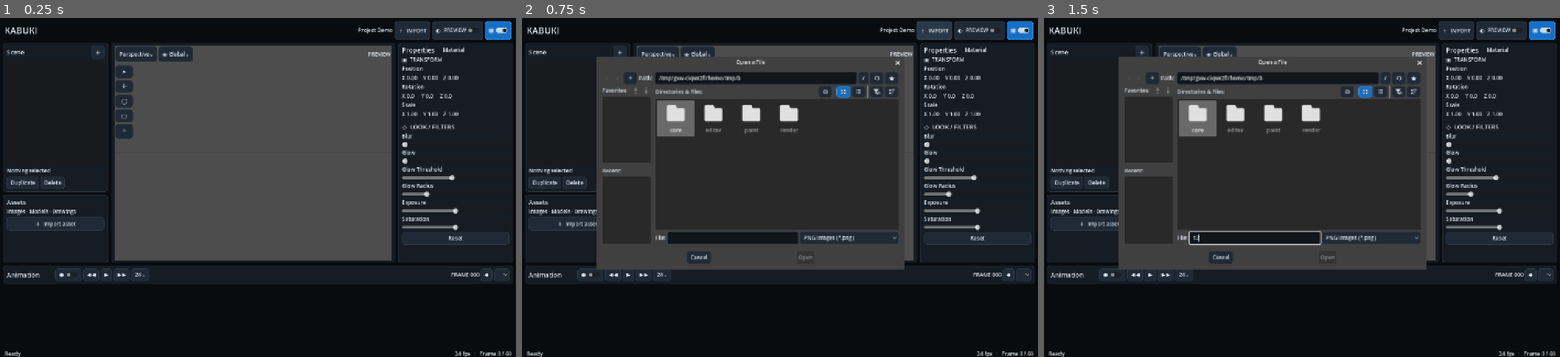
Above: before the commit, frames 1-3 (left to right).
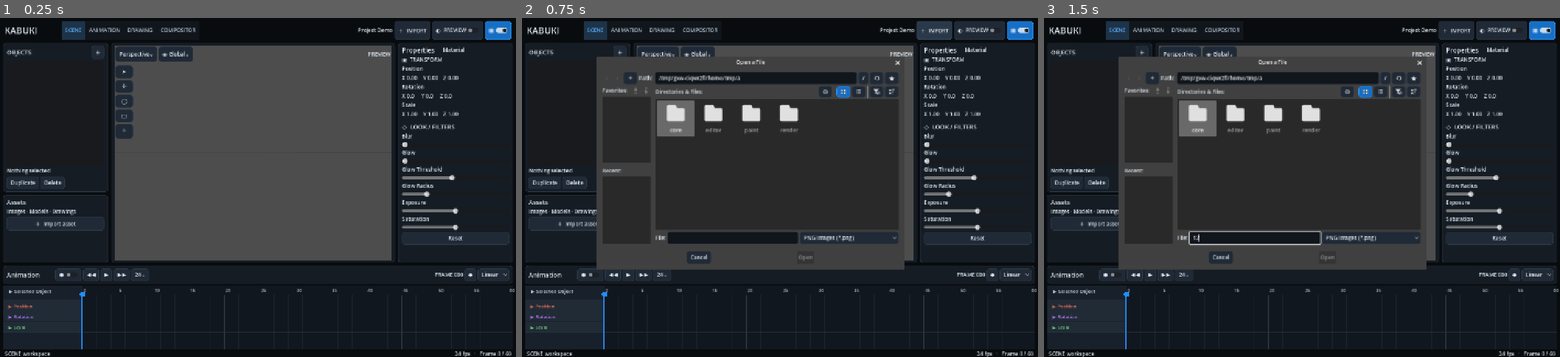
Above: after the commit, the same moments.

Repository: Onnevan/Kabuki
Game: Godot game, scene res://editor/main.tscn
The game is run twice, just before and just after one commit, with the same random seed, the same clock (stepped at 60 frames per second) and the same inputs.
Inputs (mouse positions are in pixels of both pictures, inside the frame that each line leads up to):
- Up to frame 1 (0.25 s): no input
- Up to frame 2 (0.75 s): click "＋ IMPORT" at 0.5 s
- Up to frame 3 (1.5 s): click (1255, 238) at 1.27 s; type "12" at 1.35 s

The runs differ from the first frame. In frame 1, 4.6% of the frame differs, in the area x 0-100%, y 0-100%; in frame 2, 4.6%; in frame 3, 4.6%.
Error before the commit: Parse Error: Cannot infer the type of "yy" variable because the value doesn't have a set type. (res://editor/frame_timeline.gd:78)
Error after the commit: Invalid assignment of property or key 'text' with value of type 'String' on a base object of type 'null instance'. (res://editor/main.gd:264)

Commit message:
Fix strict timeline curve type inference

Diff:
--- a/editor/frame_timeline.gd
+++ b/editor/frame_timeline.gd
@@ -72,10 +72,12 @@
 		var pts:=PackedVector2Array()
 		var values:Array[float]=[]
 		for k in ks: values.append(_component(k.value,component))
-		var lo:=values.min();var hi:=values.max();var span:=maxf(0.001,hi-lo)
+		var lo: float = float(values.min())
+		var hi: float = float(values.max())
+		var span: float = maxf(0.001, hi - lo)
 		for i in range(ks.size()):
-			var x:=LANE_X+float(ks[i].frame)*step
-			var yy:=top+44.0-(values[i]-lo)/span*36.0
+			var x: float = LANE_X + float(ks[i].frame) * step
+			var yy: float = top + 44.0 - (values[i] - lo) / span * 36.0
 			pts.append(Vector2(x,yy))
 		if pts.size()>1: draw_polyline(pts,[Color("#ff6257"),Color("#63d17a"),Color("#4a9cff")][component],1.5,true)
 		for p in pts: draw_circle(p,2.5,[Color("#ff6257"),Color("#63d17a"),Color("#4a9cff")][component])
